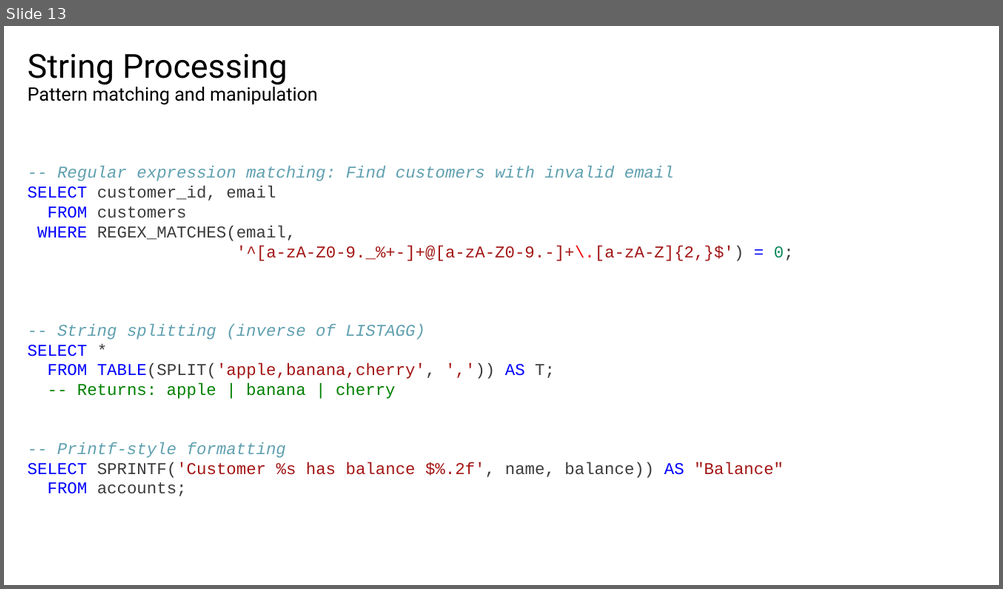
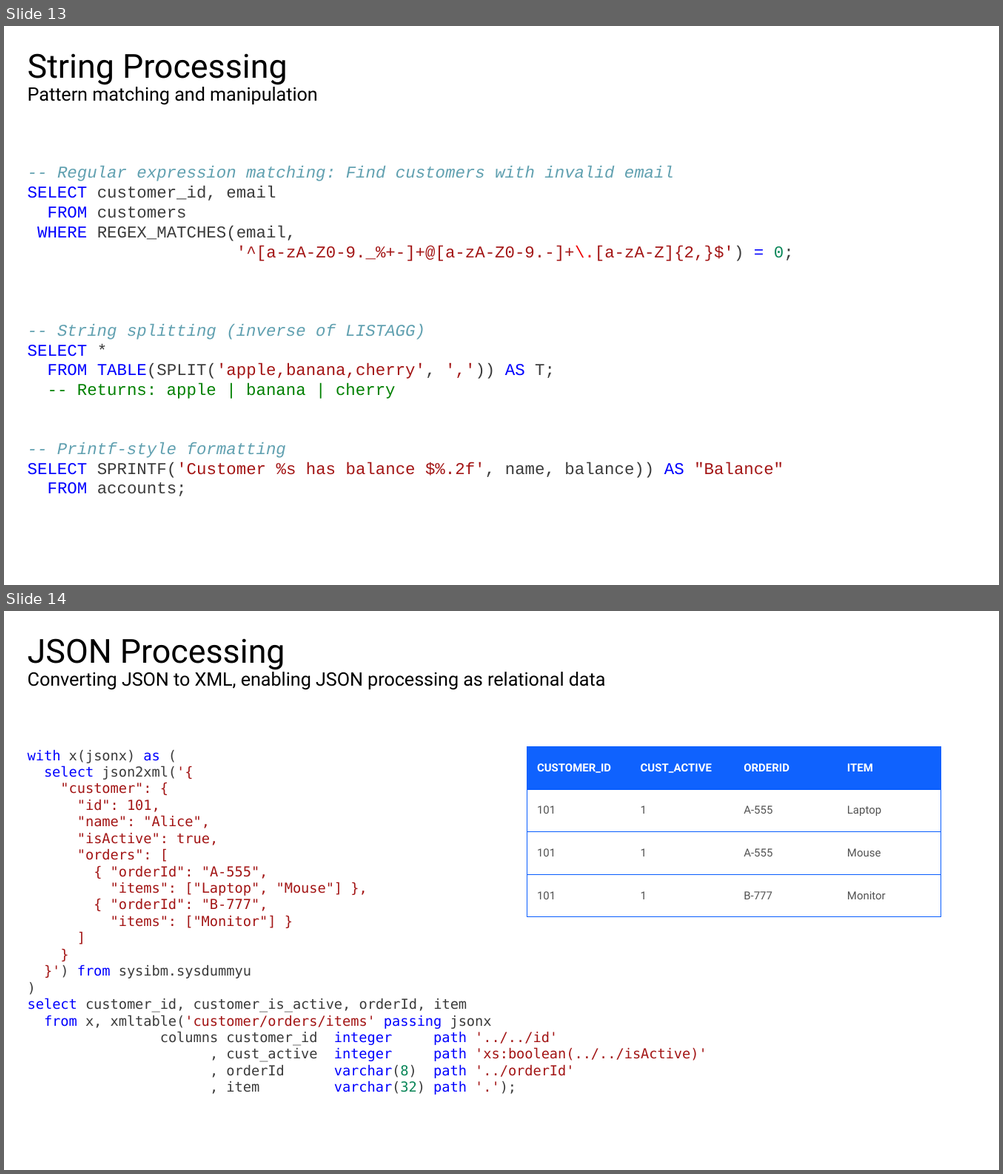
Before and after one commit to de103252/Db2_Routines, a slide deck: Db2 Routines Presentation.pptx. Shown one above the other, each under a label of ours: slide 13 before the commit, slides 13 and 14 after it. The pictures are 1003x589 and 1003x1174 pixels, drawn with LibreOffice and Linux fonts; fonts in the diff are those of the drawing; background and template pictures are left out. Boxes give left, top, right and bottom in pixels: in the first picture for what was removed or moved away, otherwise in the second. Text is boxed around its words. In the diff, an @@ line names an element or a change of style, - is before the commit and + after.

```diff
--- a/Db2 Routines Presentation.pptx
+++ b/Db2 Routines Presentation.pptx
@@ slide 14 added at [4, 611, 999, 1170], background #FFFFFF @@
@@ title added at [28, 638, 606, 690], 13.5 pt, text #000000 @@
+JSON Processing
+Converting JSON to XML, enabling JSON processing as relational data
@@ text added at [28, 749, 707, 1095], 10 pt, text #A31515 @@
+with x(jsonx) as (
+select json2xml('{
+"customer": {
+"id": 101,
+"name": "Alice",
+"isActive": true,
+"orders": [
+{ "orderId": "A-555",
+"items": ["Laptop", "Mouse"] },
+{ "orderId": "B-777",
+"items": ["Monitor"] }
+]
+}
+}') from sysibm.sysdummyu
+)
+select customer_id, customer_is_active, orderId, item
+from x, xmltable('customer/orders/items' passing jsonx
+columns customer_id integer path '../../id'
+, cust_active integer path 'xs:boolean(../../isActive)'
+, orderId varchar(8) path '../orderId'
+, item varchar(32) path '.');
@@ table added at [527, 746, 941, 917], 4 rows, 4 columns @@
+CUSTOMER_ID | CUST_ACTIVE | ORDERID | ITEM
+101 | 1 | A-555 | Laptop
+101 | 1 | A-555 | Mouse
+101 | 1 | B-777 | Monitor
```
Also in this commit, not shown: 5 slides changed.
